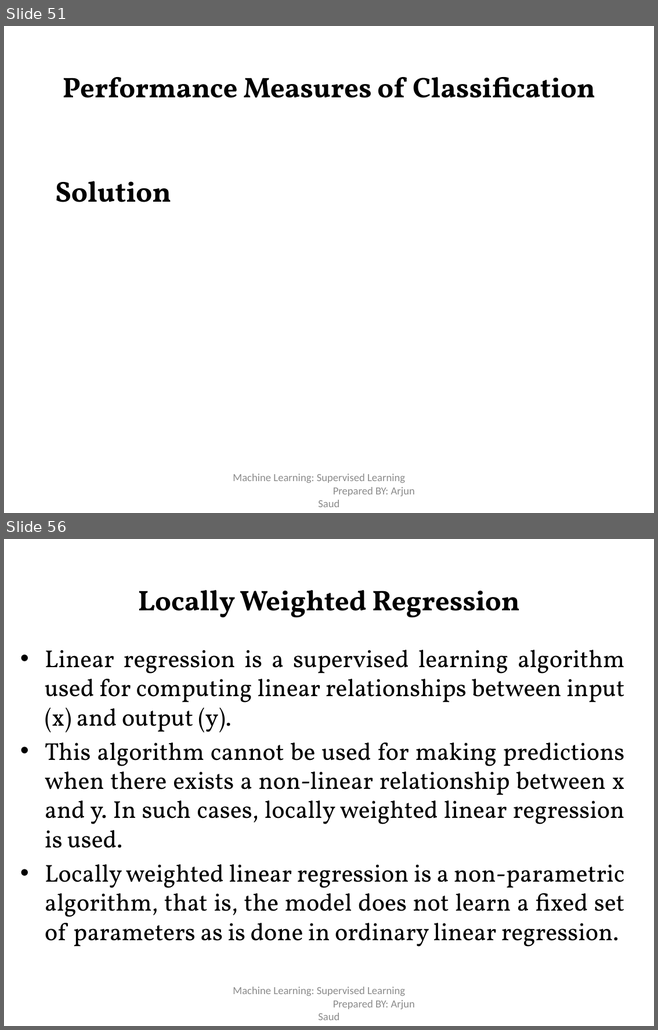
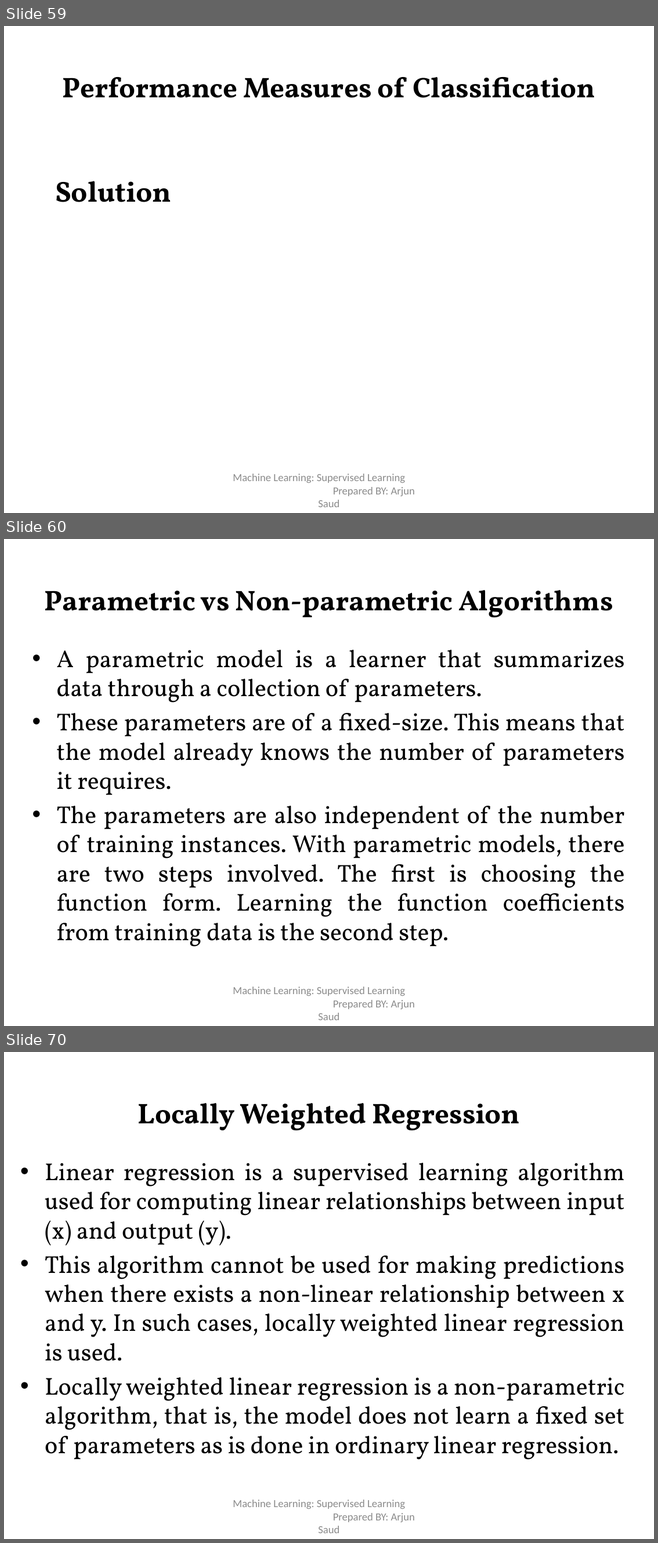
Before and after one commit to risav55/notes, a slide deck: Second Semester/ML/Unit -2 Supervised Learning.pptx. Shown one above the other, each under a label of ours: slides 51 and 56 before the commit, slides 59, 60 and 70 after it; the slides between them are not shown. The pictures are 658x1030 and 658x1543 pixels, drawn with LibreOffice and Linux fonts; fonts in the diff are those of the drawing. Boxes give left, top, right and bottom in pixels: in the first picture for what was removed or moved away, otherwise in the second. Text is boxed around its words. In the diff, an @@ line names an element or a change of style, - is before the commit and + after.

```diff
--- a/Second Semester/ML/Unit -2 Supervised Learning.pptx
+++ b/Second Semester/ML/Unit -2 Supervised Learning.pptx
@@ slide 60 added at (4,539,654,1026), background #FFFFFF @@
@@ title added at (45,590,613,618), 31.5 pt, text #000000, bold @@
+Parametric vs Non-parametric Algorithms
@@ text added at (57,650,625,947), 27 pt, text #000000 @@
+• A parametric model is a learner that summarizes data through a collection of parameters.
+• These parameters are of a fixed-size. This means that the model already knows the number of parameters it requires.
+• The parameters are also independent of the number of training instances. With parametric models, there are two steps involved. The first is choosing the function form. Learning the function coefficients from training data is the second step.
@@ text added at (233,987,415,1020), 12 pt, text #8C8C8C @@
+Machine Learning: Supervised Learning Prepared BY: Arjun Saud
@@ what was slide 51 is now slide 59 @@
@@ what was slide 56 is now slide 70 @@
```
Also in this commit, not shown: 6 slides changed, 13 other slides added, 5 other files.
